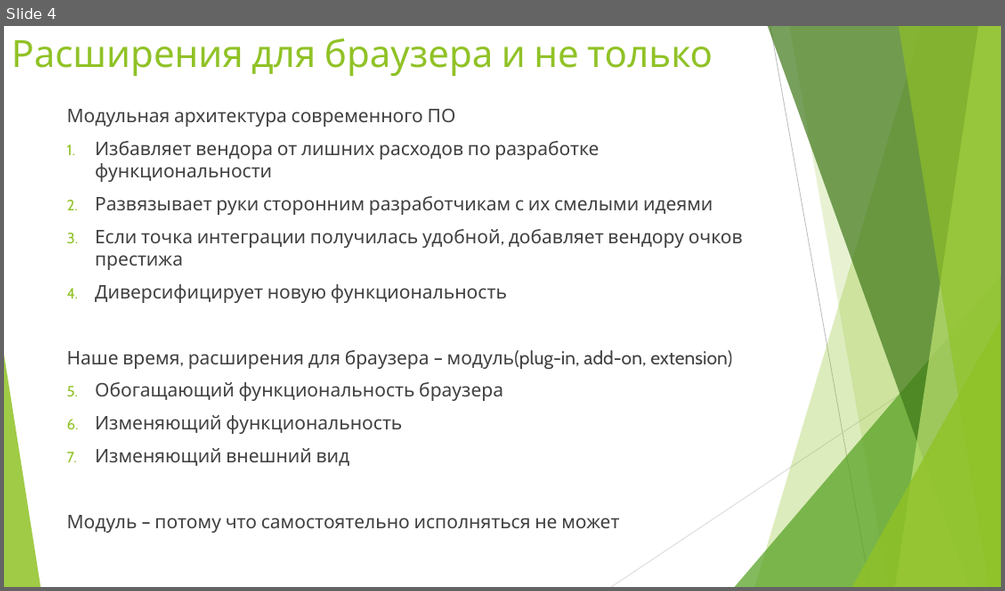
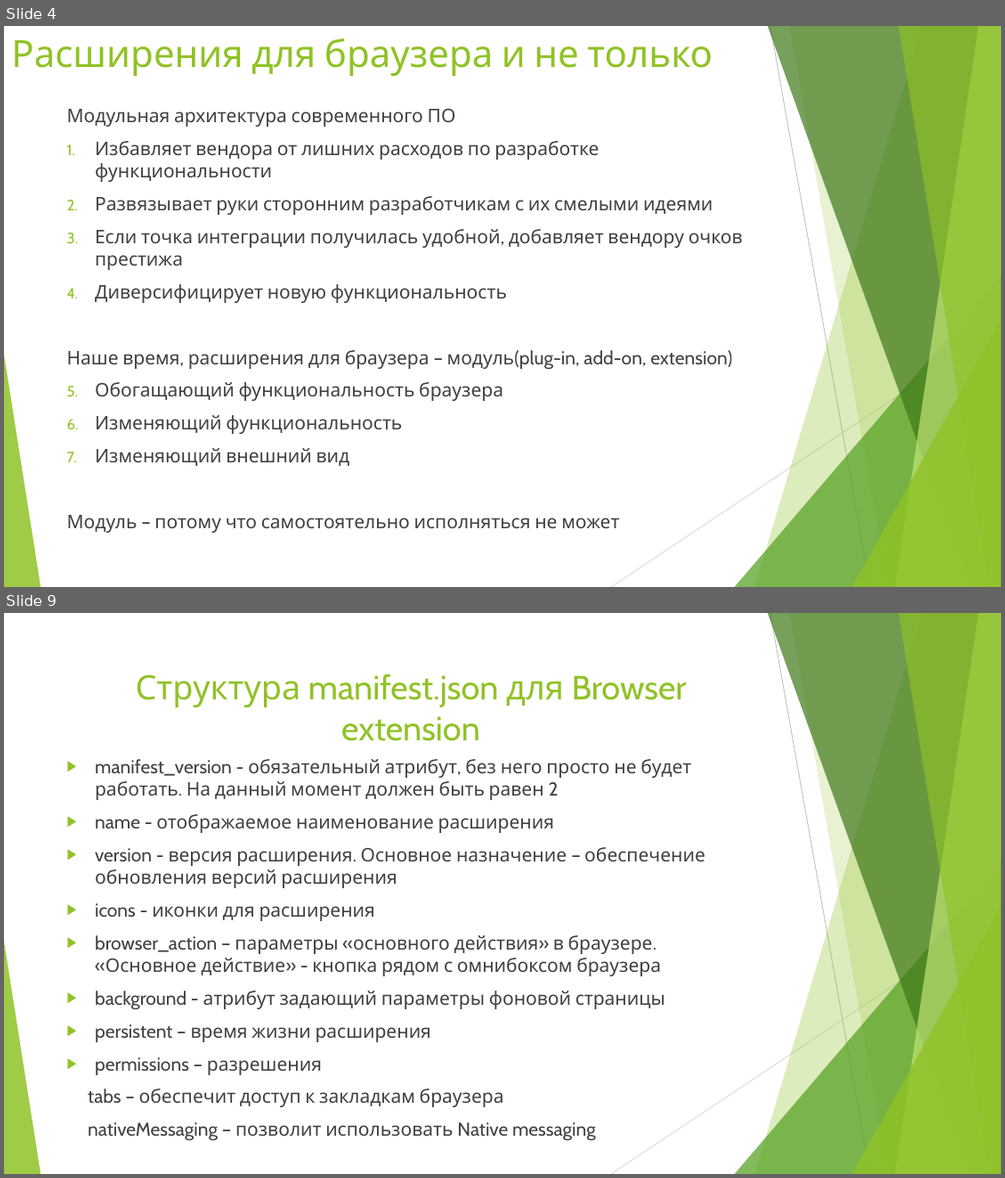
Before and after one commit to croacker/croc-extension-report, a slide deck: report/Presentation.pptx. Shown one above the other, each under a label of ours: slide 4 before the commit, slides 4 and 9 after it; the slides between them are not shown. The pictures are 1005x591 and 1005x1178 pixels, drawn with LibreOffice and Linux fonts; fonts in the diff are those of the drawing. Boxes give left, top, right and bottom in pixels: in the first picture for what was removed or moved away, otherwise in the second. Text is boxed around its words. In the diff, an @@ line names an element or a change of style, - is before the commit and + after.

```diff
--- a/report/Presentation.pptx
+++ b/report/Presentation.pptx
@@ slide 9 added at (4, 613, 1001, 1174), background #FFFFFF; not listed: 10 template elements that a slide beside it also shows @@
@@ title added at (136, 674, 687, 741), 32.4 pt, text #90C226 @@
+Структура manifest.json для Browser extension
@@ text added at (88, 759, 705, 1141), 18 pt, text #404040 @@
+▶ manifest_version - обязательный атрибут, без него просто не будет работать. На данный момент должен быть равен 2
+▶ name - отображаемое наименование расширения
+▶ version - версия расширения. Основное назначение – обеспечение обновления версий расширения
+▶ icons - иконки для расширения
+▶ browser_action – параметры «основного действия» в браузере. «Основное действие» - кнопка рядом с омнибоксом браузера
+▶ background - атрибут задающий параметры фоновой страницы
+▶ persistent – время жизни расширения
+▶ permissions – разрешения
+tabs – обеспечит доступ к закладкам браузера
+nativeMessaging – позволит использовать Native messaging
```
Also in this commit, not shown: 1 slide changed, 9 other slides added.
